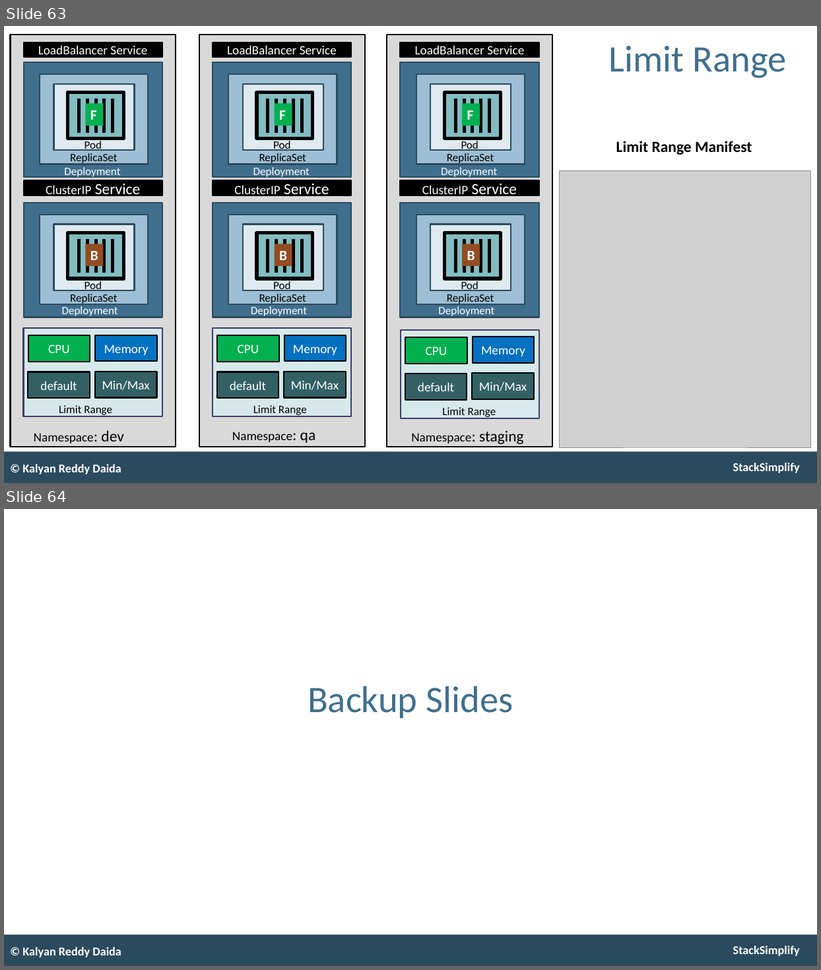
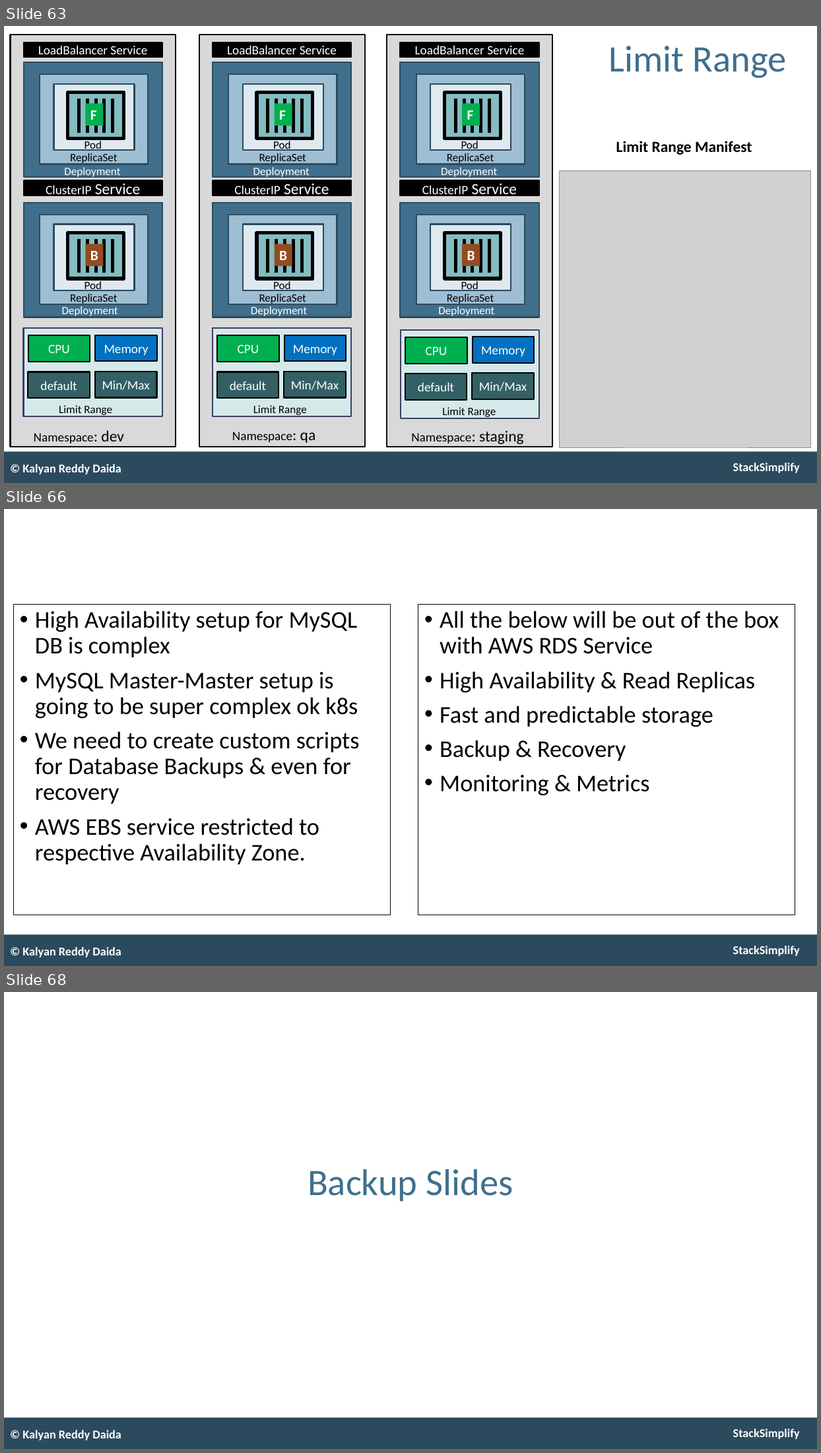
Before and after one commit to stacksimplify/aws-eks-kubernetes-masterclass, a slide deck: presentation/AWS-Fargate-and-EKS-Masterclass.pptx. Shown one above the other, each under a label of ours: slides 63 and 64 before the commit, slides 63, 66 and 68 after it; the slides between them are not shown. The pictures are 821x970 and 821x1453 pixels, drawn with LibreOffice and Linux fonts; fonts in the diff are those of the drawing; grey boxes stand for pictures. Boxes give left, top, right and bottom in pixels: in the first picture for what was removed or moved away, otherwise in the second. Text is boxed around its words. In the diff, an @@ line names an element or a change of style, - is before the commit and + after.

```diff
--- a/presentation/AWS-Fargate-and-EKS-Masterclass.pptx
+++ b/presentation/AWS-Fargate-and-EKS-Masterclass.pptx
@@ slide 66 added at <box>4,509,817,966</box>, background #FFFFFF; not listed: 2 template elements that a slide beside it also shows @@
@@ text added at <box>14,605,391,915</box>, outline #000000 0.75 pt, 34 pt, text #000000 @@
+• High Availability setup for MySQL DB is complex
+• MySQL Master-Master setup is going to be super complex ok k8s
+• We need to create custom scripts for Database Backups & even for recovery
+• AWS EBS service restricted to respective Availability Zone.
@@ rectangle added at <box>418,605,795,915</box>, outline #000000 0.75 pt, 34 pt, text #000000 @@
+• All the below will be out of the box with AWS RDS Service
+• High Availability & Read Replicas
+• Fast and predictable storage
+• Backup & Recovery
+• Monitoring & Metrics
@@ text added at <box>22,947,121,958</box>, 17 pt, text #FFFFFF, bold @@
+© Kalyan Reddy Daida
@@ what was slide 64 is now slide 68 @@
```
Also in this commit, not shown: 3 other slides added, 1 other file.
